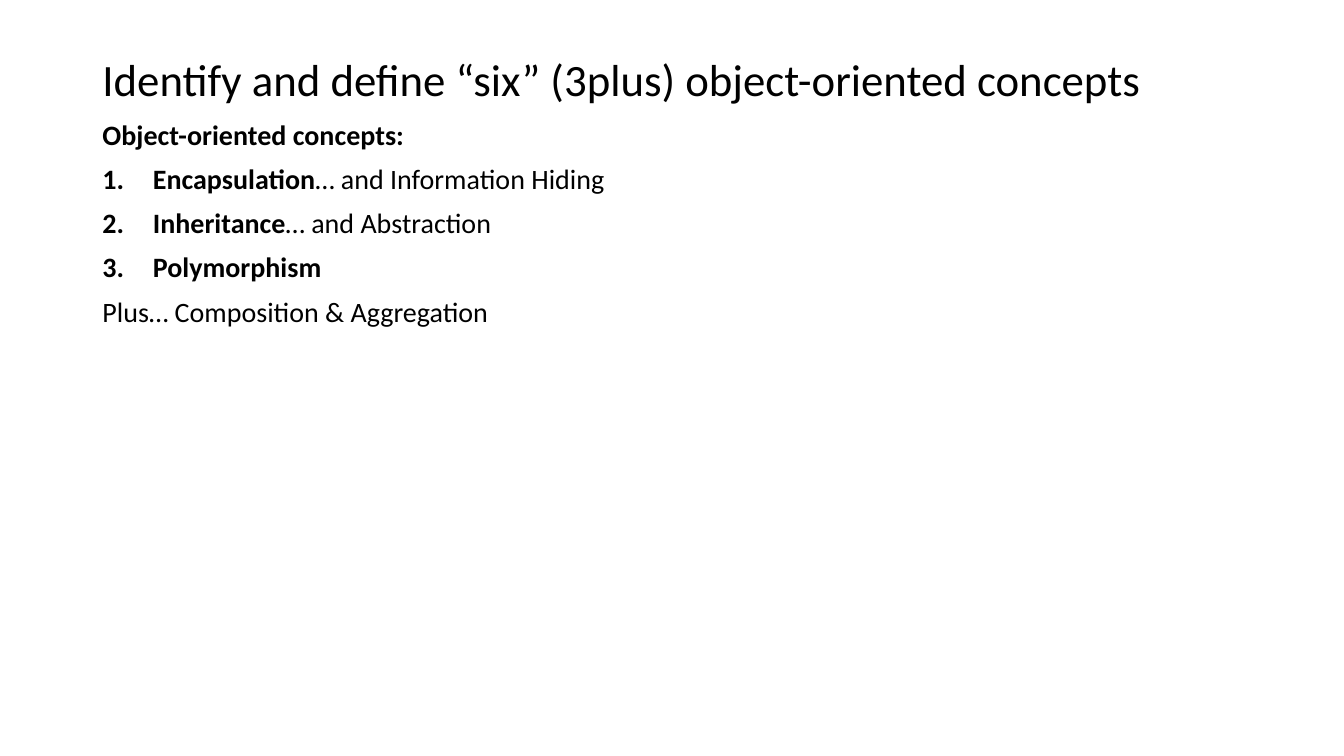
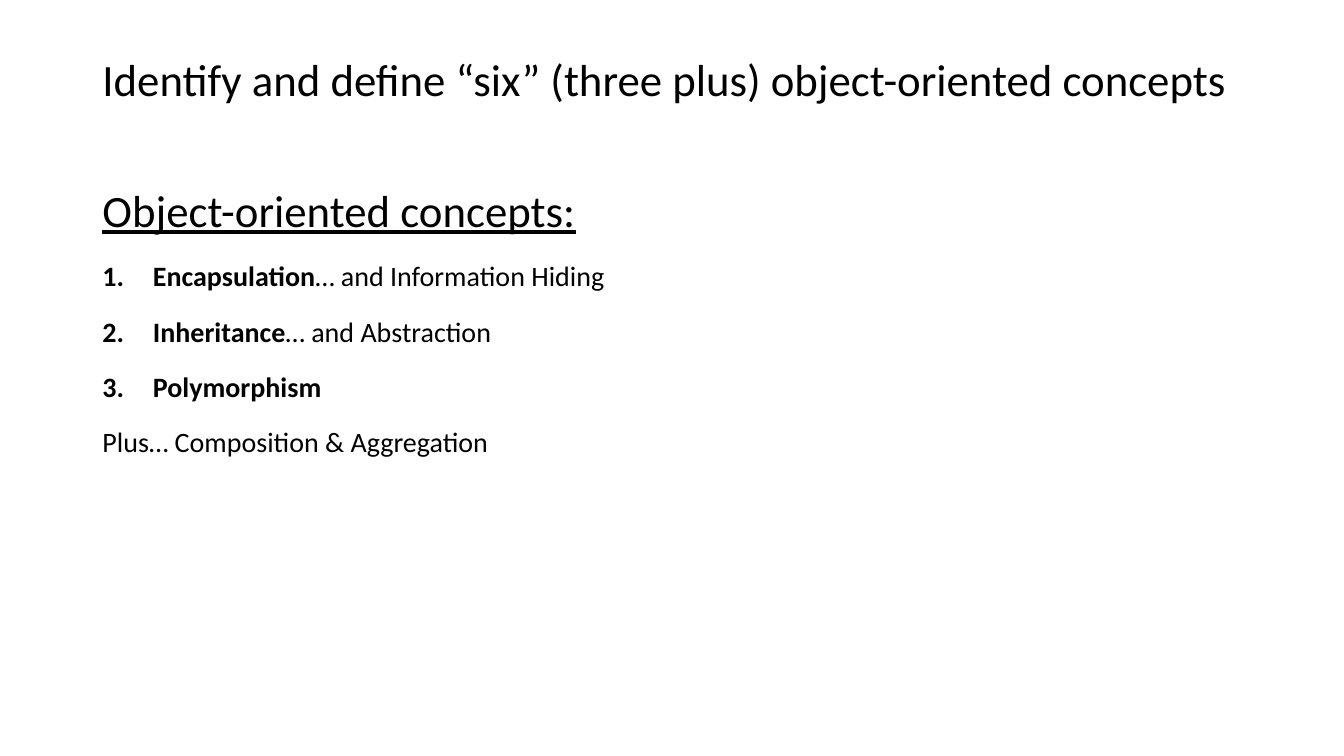
Before and after one commit to EricJPogue/www-epogue-info, a slide deck: slide 12 of CPSC-24500/Week01/2016SpringW01Slides.pptx. Drawn at 1344x756 pixels with LibreOffice and Linux fonts; fonts in the diff are those of the drawing. Boxes give left, top, right and bottom in pixels: in the first picture for what was removed or moved away, otherwise in the second. Text is boxed around its words. In the diff, an @@ line names an element or a change of style, - is before the commit and + after.

```diff
--- a/CPSC-24500/Week01/2016SpringW01Slides.pptx
+++ b/CPSC-24500/Week01/2016SpringW01Slides.pptx
@@ title at [102,63,1226,104]: text changed @@
-Identify and define “six” (3plus) object-oriented concepts
+Identify and define “six” (three plus) object-oriented concepts
@@ text "Object-oriented concepts:" at [102,196,604,457]: size 20 to 32 pt, bold off, underline on in "Object-oriented concepts:"; more space between paragraphs @@
```
Also in this commit, not shown: 16 other slides changed, 16 slides added, 2 slides removed, 5 other files.
